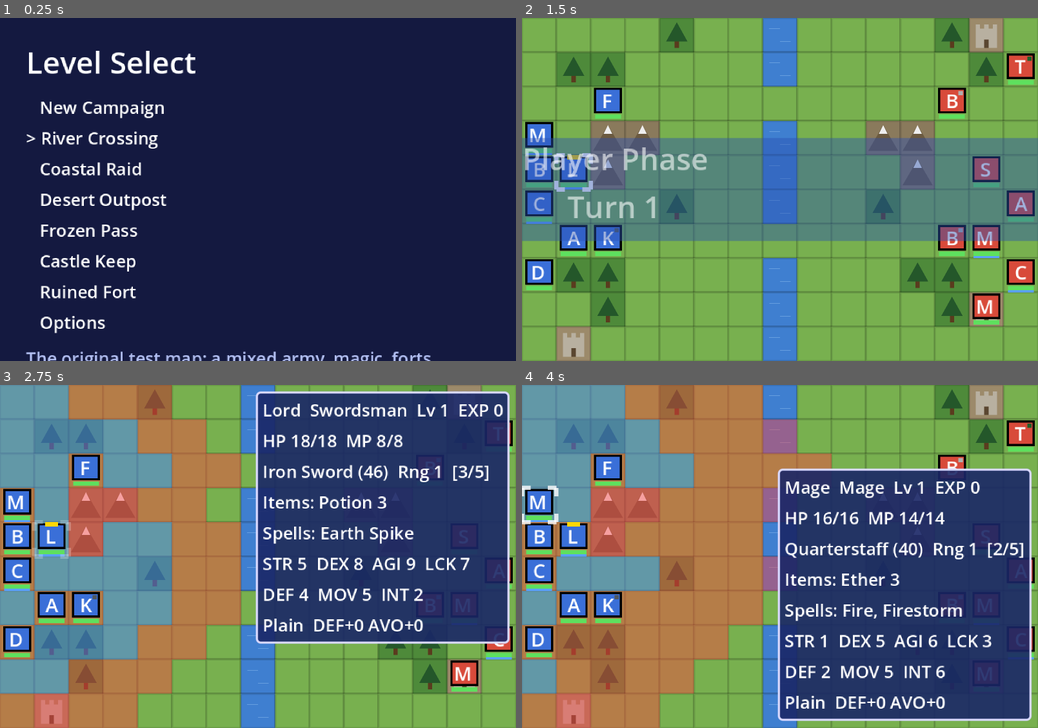
Above: before the commit, frames 1-4 (two rows, left to right).
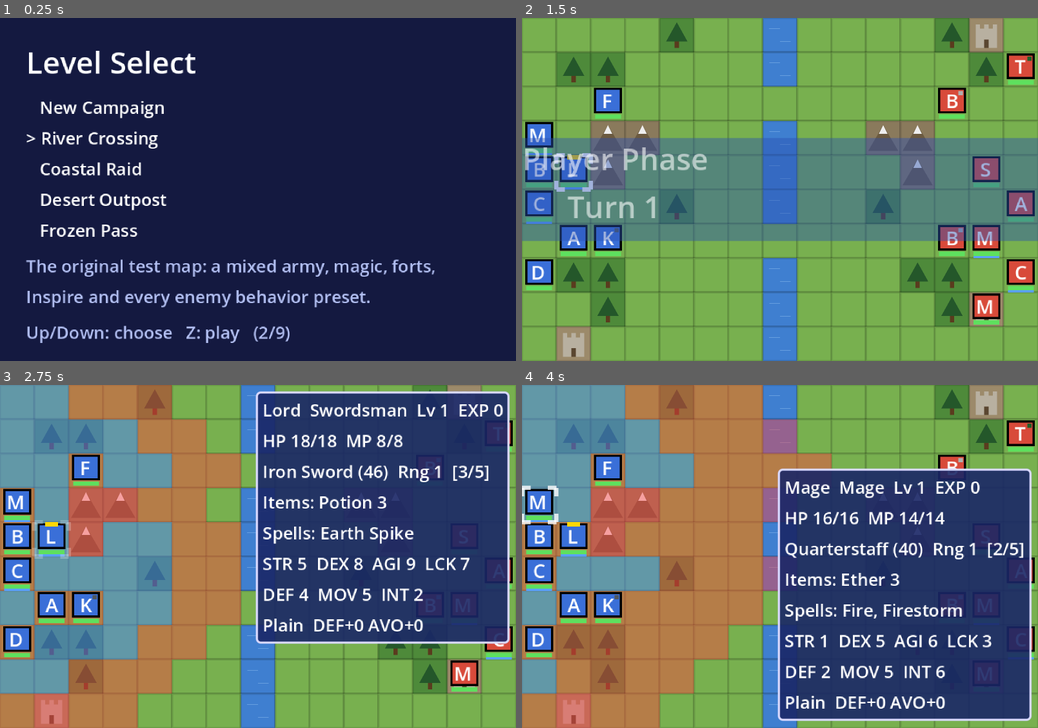
Above: after the commit, the same moments.

Repository: Marcompp/SRPG_Engine
Game: Godot game, scene res://scenes/level_select.tscn
The game is run twice, just before and just after one commit, with the same random seed, the same clock (stepped at 60 frames per second) and the same inputs.
Inputs:
- Up to frame 1 (0.25 s): no input
- Up to frame 2 (1.5 s): tap Enter at 0.5 s; hold Right (ui_right) 0.53-1.28 s; hold Z (confirm) 0.53-1.28 s; hold Down (ui_down) from 1.28 s (still down); tap C (danger_zone) at 1.35 s
- Up to frame 3 (2.75 s): release Down (ui_down) at 2.03 s; hold Right (ui_right) from 2.03 s (still down); hold A (next_unit) from 2.03 s (still down)
- Up to frame 4 (4 s): release Right (ui_right) at 2.78 s; release A (next_unit) at 2.78 s; hold Up (ui_up) 2.78-3.53 s; tap D (unit_info) at 2.85 s; hold Left (ui_left) from 3.53 s (still down); hold Z (confirm) from 3.53 s (still down)

The runs differ from the first frame. In frame 1, 4.6% of the frame differs, in the area x 5-85%, y 68-100%; in frame 2, nothing differs; in frame 3, less than 0.1%; in frame 4, less than 0.1%.

Commit message:
Support maps bigger than the screen
BattleCamera shows a 15x10 window and scrolls GBA-style to keep the
cursor (or a moving unit) 2 tiles from the edge, clamped to the map.
UI panels are placed by screen position, the enemy phase waits for the
camera, and the level select list scrolls. New 30x20 test map: Great
Valley.

Co-Authored-By: Claude Opus 5.5 <noreply@anthropic.com>

Diff:
--- a/scripts/battle.gd
+++ b/scripts/battle.gd
@@ -28,6 +28,8 @@
 ## "victory" or "defeat" once the battle has ended.
 var battle_result := ""
 
+## Scrolls the view over maps bigger than the screen (see BattleCamera).
+var camera: BattleCamera
 ## The battle's parts, created in _ready (child nodes, so input gets events).
 var input: BattleInput
 var actions: BattleActions
@@ -43,9 +45,13 @@
 	input = _add_part(BattleInput.new(), "Input")
 	actions = _add_part(BattleActions.new(), "Actions")
 	phases = _add_part(BattlePhases.new(), "Phases")
+	camera = BattleCamera.new()
+	camera.name = "Camera"
+	add_child(camera)
 	if Levels.resume:
 		Levels.resume = false
 		phases.resume_suspended()
+		_start_camera()
 		return
 	danger_on = Settings.value("danger_zone_default")
 	var level := Levels.get_level(Levels.selected)
@@ -60,7 +66,22 @@
 		units_root.add_child(Unit.create(data.name, Unit.Team.ENEMY, data.cell, data))
 	var players := units_of(Unit.Team.PLAYER)
 	cursor.cell = players[0].cell if not players.is_empty() else Vector2i.ZERO
+	_start_camera()
 	phases.start_player_phase()
+
+
+func _start_camera() -> void:
+	camera.setup(map.cols, map.rows)
+	camera.snap(cursor.cell)
+	ui.view_origin = camera.origin
+
+
+## The cell the camera keeps in view: a unit while it moves, otherwise the cursor.
+func camera_focus() -> Vector2i:
+	for u in units():
+		if u.moving:
+			return Vector2i((u.position / BattleMap.TILE).round())
+	return cursor.cell
 
 
 func _add_part(part: Node, part_name: String) -> Node:
@@ -198,6 +219,8 @@
 ## Game speed comes from Options; holding cancel during the enemy phase multiplies
 ## it by the fast-forward speed (also from Options).
 func _process(_delta: float) -> void:
+	camera.follow(camera_focus())
+	ui.view_origin = camera.origin
 	var ff: float = Settings.value("fast_forward_speed") if enemy_phase and Input.is_action_pressed("cancel") else 1.0
 	var speed: float = Settings.value("game_speed") * ff
 	if Engine.time_scale != speed:
--- /dev/null
+++ b/scripts/battle_camera.gd
@@ -0,0 +1,75 @@
+class_name BattleCamera
+extends Camera2D
+## The battle view: a screen-sized window onto maps that can be bigger than the
+## screen. Like GBA Fire Emblem, it scrolls to keep its focus (the cursor, or a
+## moving unit) at least MARGIN tiles from the screen edge, and never shows past
+## the map's edges. Maps that fit on one screen don't scroll.
+
+## Tiles kept between the focus and the screen edge.
+const MARGIN := 2
+## Scroll speed in pixels per second (scaled by game speed, like everything else).
+const SPEED := 600.0
+
+## Top-left cell of the view the camera is heading for. UI placement uses this.
+var origin := Vector2i.ZERO
+## Screen size in tiles (15 x 10 at 240 x 160).
+var view := Vector2i(15, 10)
+var _map_size := Vector2i(15, 10)
+
+
+func _ready() -> void:
+	anchor_mode = Camera2D.ANCHOR_MODE_FIXED_TOP_LEFT
+	view = Vector2i((get_viewport_rect().size / BattleMap.TILE).floor())
+
+
+## Call once the map is loaded, then snap() to where the view should start.
+func setup(cols: int, rows: int) -> void:
+	_map_size = Vector2i(cols, rows)
+	origin = _clamped(origin)
+
+
+## Scrolls (if needed) so `cell` is at least MARGIN tiles inside the view.
+func follow(cell: Vector2i) -> void:
+	var o := origin
+	if cell.x < o.x + MARGIN:
+		o.x = cell.x - MARGIN
+	elif cell.x > o.x + view.x - 1 - MARGIN:
+		o.x = cell.x - view.x + 1 + MARGIN
+	if cell.y < o.y + MARGIN:
+		o.y = cell.y - MARGIN
+	elif cell.y > o.y + view.y - 1 - MARGIN:
+		o.y = cell.y - view.y + 1 + MARGIN
+	origin = _clamped(o)
+
+
+## Jumps to show `cell` without scrolling (map start, resume).
+func snap(cell: Vector2i) -> void:
+	follow(cell)
+	position = _target()
+
+
+## Where `cell` is on screen, in tiles (for placing UI away from the cursor).
+func screen_cell(cell: Vector2i) -> Vector2i:
+	return cell - origin
+
+
+func is_settled() -> bool:
+	return position.is_equal_approx(_target())
+
+
+## Waits until the scroll in progress is done.
+func settle() -> void:
+	while not is_settled():
+		await get_tree().process_frame
+
+
+func _process(delta: float) -> void:
+	position = position.move_toward(_target(), SPEED * delta)
+
+
+func _target() -> Vector2:
+	return Vector2(origin * BattleMap.TILE)
+
+
+func _clamped(o: Vector2i) -> Vector2i:
+	return Vector2i(clampi(o.x, 0, maxi(0, _map_size.x - view.x)), clampi(o.y, 0, maxi(0, _map_size.y - view.y)))
--- a/scripts/enemy_ai.gd
+++ b/scripts/enemy_ai.gd
@@ -168,6 +168,8 @@
 		return
 
 	battle.cursor.cell = enemy.cell
+	battle.camera.follow(enemy.cell)
+	await battle.camera.settle()
 	await battle.get_tree().create_timer(0.2).timeout
 
 	update_wake(enemy, battle)
--- a/scripts/level_select.gd
+++ b/scripts/level_select.gd
@@ -10,8 +10,12 @@
 var index := 0
 ## [{"label", "description", "level", "resume"}], in display order.
 var choices: Array = []
+## Rows of the choice list shown at once.
+const LIST_ROWS := 5
+
 var _list: Label
 var _description: Label
+var _hint: Label
 var _options: OptionsScreen
 ## New Campaign was pressed once while a campaign exists (needs a second press).
 var _confirm_new := false
@@ -42,10 +46,9 @@
 	_description = Label.new()
 	_description.add_theme_color_override("font_color", DIM)
 	box.add_child(_description)
-	var hint := Label.new()
-	hint.text = "Up/Down: choose   Z: play"
-	hint.add_theme_color_override("font_color", DIM)
-	box.add_child(hint)
+	_hint = Label.new()
+	_hint.add_theme_color_override("font_color", DIM)
+	box.add_child(_hint)
 
 	_options = OptionsScreen.new()
 	add_child(_options)
@@ -133,8 +136,11 @@
 
 func _refresh() -> void:
 	_confirm_new = false  # moving away cancels a pending "press Z again"
+	# A window of LIST_ROWS entries that scrolls to keep the selection in view.
+	var first := clampi(index - LIST_ROWS / 2, 0, maxi(0, choices.size() - LIST_ROWS))
 	var lines: Array[String] = []
-	for i in choices.size():
+	for i in range(first, mini(first + LIST_ROWS, choices.size())):
 		lines.append(("> " if i == index else "   ") + choices[i].label)
 	_list.text = "\n".join(lines)
 	_description.text = choices[index].description
+	_hint.text = "Up/Down: choose   Z: play   (%d/%d)" % [index + 1, choices.size()]
--- a/scripts/levels.gd
+++ b/scripts/levels.gd
@@ -11,7 +11,7 @@
 ## Set by the level select to resume the suspended battle instead of starting fresh.
 static var resume := false
 
-const ORDER: Array[String] = ["river_crossing", "coastal_raid", "desert_outpost", "frozen_pass", "castle_keep", "ruined_fort"]
+const ORDER: Array[String] = ["river_crossing", "coastal_raid", "desert_outpost", "frozen_pass", "castle_keep", "ruined_fort", "great_valley"]
 
 const DATA := {
 	"river_crossing": {
@@ -322,6 +322,89 @@
 				"ai": {"preset": "ambusher"}},
 		],
 	},
+	"great_valley": {
+		"name": "Great Valley",
+		"description": "30x20: the view scrolls with the cursor.\nThree bridges; the General holds the far fort.",
+		"layout": [
+			"WWW...FF......~......hhMMMMMMM",
+			"WW....FFF.....~.....hhMMM.T.MM",
+			"W.......F.....~......hM......M",
+			"...H..........B...............",
+			"..====........~=======.....FF.",
+			"..=..=........~......=....FFF.",
+			"..=..=...FF...~......=....F...",
+			".....=...FF...~......=........",
+			".....=========B=======...hh...",
+			"..F.......#...~..........hhM..",
+			".FF......###..~.......T....M..",
+			".F........#...~...............",
+			"..............~.....LLL.......",
+			"....hh........~....LLLLL..FF..",
+			"...hhMh.......~.....LLL...FF..",
+			"....hh....FF..B...............",
+			"..........FF..~.......H.......",
+			".T............~...............",
+			"..............~........FFF....",
+			"..............~......#####....",
+		],
+		"objects": [
+			{"type": "village", "cell": Vector2i(3, 3), "item": "Potion"},
+			{"type": "village", "cell": Vector2i(22, 16), "item": "Power Ring"},
+		],
+		"players": [
+			{"name": "Lord", "cell": Vector2i(2, 18), "class": "Swordsman", "lord": true, "items": ["Iron Sword", "Potion"], "lv": 3,
+				"hp": 21, "str": 6, "dex": 8, "agi": 9, "lck": 7, "def": 5, "mov": 5, "mp": 4,
+				"growths": {"hp": 80, "str": 45, "dex": 50, "agi": 40, "lck": 45, "def": 30, "mp": 30}},
+			{"name": "Rider", "cell": Vector2i(3, 18), "class": "Equestrian", "items": ["Iron Sword"], "lv": 3,
+				"hp": 22, "str": 7, "dex": 6, "agi": 6, "lck": 4, "def": 6, "mov": 7, "mp": 2,
+				"growths": {"hp": 75, "str": 45, "dex": 40, "agi": 35, "lck": 35, "def": 30, "mp": 15}},
+			{"name": "Fighter", "cell": Vector2i(2, 16), "class": "Axeman", "items": ["Iron Axe", "Hatchet"], "lv": 3,
+				"hp": 25, "str": 8, "dex": 4, "agi": 5, "lck": 3, "def": 4, "mp": 0, "mov": 5,
+				"growths": {"hp": 80, "str": 60, "dex": 40, "agi": 20, "lck": 45, "def": 25, "mp": 15}},
+			{"name": "Archer", "cell": Vector2i(3, 17), "class": "Archer", "items": ["Iron Bow"], "lv": 3,
+				"hp": 19, "str": 6, "dex": 8, "agi": 7, "lck": 4, "def": 3, "mov": 5, "mp": 1,
+				"growths": {"hp": 60, "str": 40, "dex": 50, "agi": 60, "lck": 50, "def": 15, "mp": 25}},
+			{"name": "Cleric", "cell": Vector2i(1, 18), "class": "Cleric", "items": ["Quarterstaff"], "spells": ["Heal"], "lv": 3,
+				"hp": 17, "str": 1, "int": 6, "dex": 5, "agi": 7, "lck": 6, "def": 1, "mov": 5, "mp": 14,
+				"growths": {"hp": 50, "str": 10, "int": 55, "dex": 40, "agi": 45, "lck": 55, "def": 10, "mp": 40}},
+			{"name": "Mage", "cell": Vector2i(4, 18), "class": "Mage", "items": ["Quarterstaff"], "spells": ["Fire", "Firestorm"], "lv": 3,
+				"hp": 17, "str": 1, "int": 7, "dex": 5, "agi": 6, "lck": 3, "def": 2, "mov": 5, "mp": 16,
+				"growths": {"hp": 55, "str": 5, "int": 60, "dex": 45, "agi": 45, "lck": 30, "def": 15, "mp": 50}},
+			{"name": "Pegasus", "cell": Vector2i(4, 17), "class": "Flier", "items": ["Iron Spear", "Javelin"], "lv": 3,
+				"hp": 18, "str": 5, "dex": 7, "agi": 10, "lck": 6, "def": 3, "mov": 7, "mp": 6,
+				"growths": {"hp": 60, "str": 35, "dex": 50, "agi": 60, "lck": 50, "def": 15, "mp": 45}},
+		],
+		"enemies": [
+			{"name": "Brigand", "cell": Vector2i(9, 10), "class": "Brigand", "items": ["Iron Axe"], "lv": 3,
+				"hp": 22, "str": 6, "dex": 2, "agi": 4, "lck": 0, "def": 3, "mp": 0, "mov": 5},
+			{"name": "Brigand", "cell": Vector2i(8, 11), "class": "Brigand", "items": ["Iron Axe", "Hatchet"], "lv": 3,
+				"hp": 22, "str": 6, "dex": 2, "agi": 4, "lck": 0, "def": 3, "mp": 0, "mov": 5},
+			{"name": "Archer", "cell": Vector2i(10, 6), "class": "Archer", "items": ["Iron Bow"], "lv": 3,
+				"hp": 18, "str": 5, "dex": 5, "agi": 5, "lck": 1, "def": 2, "mov": 5, "mp": 1,
+				"ai": {"preset": "turret"}},
+			{"name": "Soldier", "cell": Vector2i(14, 8), "class": "Footman", "items": ["Iron Spear", "Javelin"], "lv": 3,
+				"hp": 21, "str": 6, "dex": 4, "agi": 4, "lck": 1, "def": 5, "mov": 5, "mp": 1,
+				"ai": {"preset": "sentry"}},
+			{"name": "Soldier", "cell": Vector2i(14, 15), "class": "Footman", "items": ["Iron Spear"], "lv": 3,
+				"hp": 21, "str": 6, "dex": 4, "agi": 4, "lck": 1, "def": 5, "mov": 5, "mp": 1,
+				"ai": {"preset": "sentry"}},
+			{"name": "Cavalry", "cell": Vector2i(20, 7), "class": "Cavalry", "items": ["Iron Spear"], "lv": 4,
+				"hp": 23, "str": 7, "dex": 5, "agi": 6, "lck": 2, "def": 6, "mov": 7, "mp": 1,
+				"ai": {"preset": "ambusher"}},
+			{"name": "Mage", "cell": Vector2i(22, 10), "class": "Mage", "items": ["Quarterstaff"], "spells": ["Fire"], "lv": 4,
+				"hp": 18, "str": 1, "int": 7, "dex": 5, "agi": 5, "lck": 2, "def": 2, "mov": 5, "mp": 12,
+				"ai": {"preset": "ambusher"}},
+			{"name": "Nomad", "cell": Vector2i(24, 14), "class": "Nomad", "items": ["Iron Bow"], "lv": 4,
+				"hp": 20, "str": 6, "dex": 6, "agi": 7, "lck": 2, "def": 4, "mov": 7, "mp": 1,
+				"ai": {"preset": "sleeper", "wake": {"radius": 6}}},
+			{"name": "Harpy", "cell": Vector2i(25, 18), "class": "Archer", "race": "Harpy", "items": ["Iron Bow"], "lv": 4,
+				"hp": 18, "str": 5, "dex": 6, "agi": 9, "lck": 3, "def": 2, "mov": 6, "mp": 3,
+				"ai": {"preset": "ambusher"}},
+			{"name": "General", "cell": Vector2i(26, 1), "class": "Juggernaut", "items": ["Iron Spear", "Iron Axe"], "lv": 8,
+				"hp": 32, "str": 10, "dex": 7, "agi": 4, "lck": 3, "def": 12, "mov": 4, "mp": 2,
+				"ai": {"preset": "boss"}},
+		],
+	},
 	"ruined_fort": {
 		"name": "Ruined Fort",
 		"description": "Breakable terrain (a cracked wall and fence, a locked door, trunks
--- a/scripts/ui.gd
+++ b/scripts/ui.gd
@@ -8,6 +8,8 @@
 var _menu_title := ""
 ## Level-up windows wait for confirm; the test suite turns this off (2 s timeout instead).
 var level_up_waits := true
+## Top-left map cell on screen (from BattleCamera), for placing panels away from the cursor.
+var view_origin := Vector2i.ZERO
 signal level_up_confirmed
 var _fast_forward: Label
 
@@ -202,9 +204,15 @@
 	panel.visible = true
 
 
-## Put panels on the side of the screen away from the cursor.
+## Put panels on the side of the screen away from the cursor (map cells are turned
+## into screen cells with view_origin, so this works on scrolled maps).
 func _away_right(cursor_cell: Vector2i) -> bool:
-	return cursor_cell.x < 8
+	return (cursor_cell - view_origin).x < 8
+
+
+## Whether the cursor is in the top `rows` rows of the screen.
+func _near_top(cursor_cell: Vector2i, rows: int) -> bool:
+	return (cursor_cell - view_origin).y < rows
 
 
 ## `tile_hp` is the remaining HP of a breakable tile (-1 otherwise); it's shown
@@ -250,7 +258,7 @@
 	else:
 		text += "%s  DEF%+d AVO%+d" % [terrain.name, terrain.def, terrain.avo]
 	_info_label.text = text
-	_place(_info, _away_right(cursor_cell), cursor_cell.y < 4)
+	_place(_info, _away_right(cursor_cell), _near_top(cursor_cell, 4))
 
 
 func hide_info() -> void:
@@ -350,7 +358,7 @@
 	if note:
 		lines.append(note)
 	_spell_label.text = "\n".join(lines)
-	_place(_spell_forecast, _away_right(cursor_cell), cursor_cell.y < 5)
+	_place(_spell_forecast, _away_right(cursor_cell), _near_top(cursor_cell, 5))
 
 
 func show_rescue_forecast(target: Unit, cursor_cell: Vector2i) -> void:
--- a/scripts/unit.gd
+++ b/scripts/unit.gd
@@ -69,6 +69,8 @@
 var passengers: Array[Unit] = []
 ## The unit (rescuer or ship) carrying this one, or null.
 var carried_by: Unit
+## True while walking a path (the camera follows it).
+var moving := false
 ## Left the map through an exit (escape objective): off the map but alive.
 var escaped := false
 ## STR/DEF bonus from an Inspire; cleared at the start of the unit's next phase.
@@ -113,7 +115,7 @@
 var intelligence := 0
 ## Computed properties (getters over other fields) that suspend saves must skip:
 ## they're rebuilt from the fields they read. Add any new computed property here.
-const SAVE_SKIP: Array[String] = ["mov", "max_hp", "max_mp", "weapon", "min_range", "max_range"]
+const SAVE_SKIP: Array[String] = ["mov", "max_hp", "max_mp", "weapon", "min_range", "max_range", "moving"]
 ## MOV from the roster and level-ups; `mov` adds the race's bonus (see Races).
 var base_mov := 5
 var mov_bonus := 0
@@ -447,10 +449,12 @@
 	if path.size() <= 1:
 		position = Vector2(cell * BattleMap.TILE)
 		return
+	moving = true
 	var tw := create_tween()
 	for c in path.slice(1):
 		tw.tween_property(self, "position", Vector2(c * BattleMap.TILE), 0.07)
 	await tw.finished
+	moving = false
 
 
 func lunge(toward: Vector2i) -> void:
--- a/tests/run_tests.gd
+++ b/tests/run_tests.gd
@@ -143,6 +143,8 @@
 		"test_range_skills",
 		"test_class_skill_effects",
 		"test_max_hp_weight_and_crit_skills",
+		"test_camera_on_small_and_big_maps",
+		"test_great_valley_phases_run_without_errors",
 		"test_ruined_fort_phases_run_without_errors",
 		"test_enemy_phases_run_without_errors",
 		"test_coastal_raid_phases_run_without_errors",
@@ -2733,6 +2735,7 @@
 	var brig: Unit = pair[1]
 	lord.dexterity = 100  # 100%+ activation and hit
 	brig.dexterity = 100
+	brig.max_hp = 99  # room for the HP the checks below give it
 	var plain := Combat.damage(lord, brig, b.map)
 	var def := brig.combat_def()
 	lord.personal_skills.assign(["Luna"])
@@ -3029,3 +3032,46 @@
 	# Class data: Bishops pray, Clerics learn Max MP +5.
 	check(Classes.get_data("Bishop").skills.has("Prayer"), "Bishop: Prayer")
 	check_eq(Classes.get_data("Cleric").learn[10], "Max MP +5", "Cleric Lv 10: Max MP +5")
+
+
+# --- Bigger maps (BattleCamera) -------------------------------------------------------
+
+func test_camera_on_small_and_big_maps() -> void:
+	# One-screen maps never scroll.
+	b.cursor.cell = Vector2i(14, 9)
+	await process_frame
+	check_eq(b.camera.origin, Vector2i.ZERO, "a 15x10 map doesn't scroll")
+	await start_level("great_valley")
+	check_eq(b.camera.view, Vector2i(15, 10), "the view is 15x10 tiles")
+	check_eq(b.camera.origin, Vector2i(0, 10), "starts on the Lord (bottom-left)")
+	check(b.camera.is_settled(), "without scrolling there")
+	# Moving the cursor right scrolls once it's within 2 tiles of the edge.
+	for i in 12:
+		await press(KEY_RIGHT)
+	check_eq(b.cursor.cell.x, 14, "cursor moved")
+	check_eq(b.camera.origin.x, 2, "the view scrolled to keep 2 tiles of margin")
+	check_eq(b.camera.screen_cell(b.cursor.cell).x, 12, "cursor 2 tiles from the right edge")
+	for i in 20:
+		await press(KEY_RIGHT)
+	check_eq(b.cursor.cell.x, 29, "cursor at the map's right edge")
+	check_eq(b.camera.origin.x, 15, "the view stops at the map edge")
+	# Panels go to the side of the screen away from the cursor, not the map.
+	b.cursor.cell = Vector2i(17, 15)
+	await process_frame
+	check(b.ui._away_right(b.cursor.cell), "cursor on the left of the screen: panels on the right")
+	await b.camera.settle()
+	check_eq(b.camera.position, Vector2(b.camera.origin * BattleMap.TILE), "scrolling finishes")
+	# A moving unit is followed instead of the cursor.
+	var lord := unit_named("Lord")
+	b.cursor.cell = lord.cell
+	await process_frame
+	lord.moving = true
+	lord.position = Vector2(Vector2i(10, 4) * BattleMap.TILE)
+	check_eq(b.camera_focus(), Vector2i(10, 4), "the camera follows a moving unit")
+	lord.moving = false
+	lord.set_cell(lord.cell)
+
+
+func test_great_valley_phases_run_without_errors() -> void:
+	await start_level("great_valley")
+	await test_enemy_phases_run_without_errors()
Not shown, added: scripts/battle_camera.gd.uid
Not shown, changed: README.md
